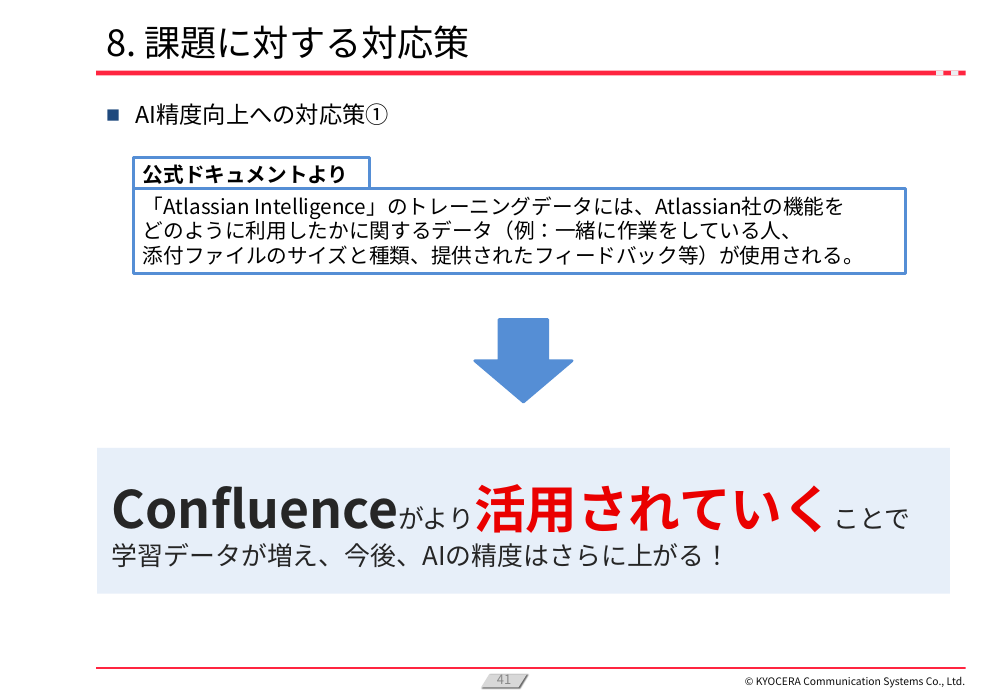
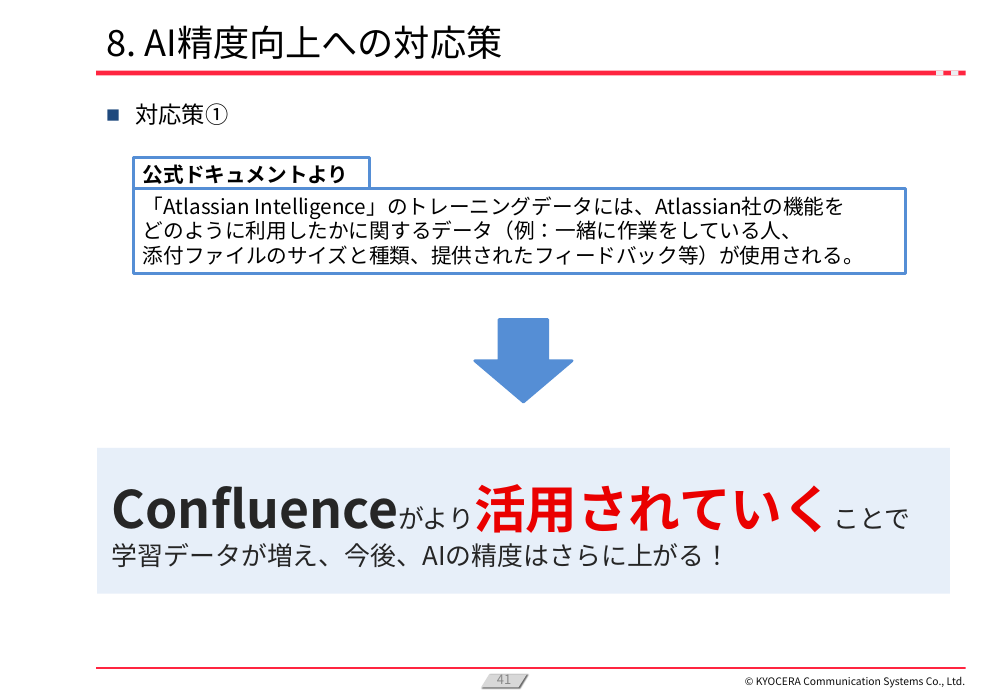
Before and after one commit to KanataOsako/SCSA, a slide deck: slide 41 of src/研究レポート/業務改善【大迫かなた】2024年予選会資料.pptx. Drawn at 1008x698 pixels with LibreOffice and Linux fonts; fonts in the diff are those of the drawing; background and template pictures are left out. Boxes give left, top, right and bottom in pixels: in the first picture for what was removed or moved away, otherwise in the second. Text is boxed around its words. In the diff, an @@ line names an element or a change of style, - is before the commit and + after.

```diff
--- a/src/研究レポート/業務改善【大迫かなた】2024年予選会資料.pptx
+++ b/src/研究レポート/業務改善【大迫かなた】2024年予選会資料.pptx
@@ title at <box>106,25,503,59</box>: text changed @@
-8. 課題に対する対応策
+8. AI精度向上への対応策
@@ text at <box>135,103,228,125</box>: text changed @@
-■ AI精度向上への対応策①
+■ 対応策①
```
Also in this commit, not shown: 29 other slides changed, 3 slides added, 1 slide removed, 1 other file.
